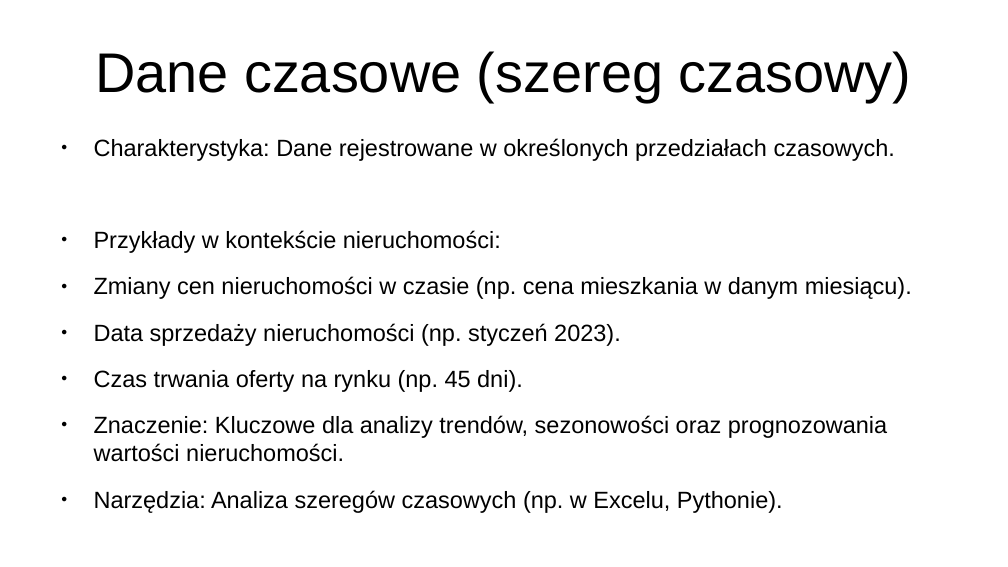
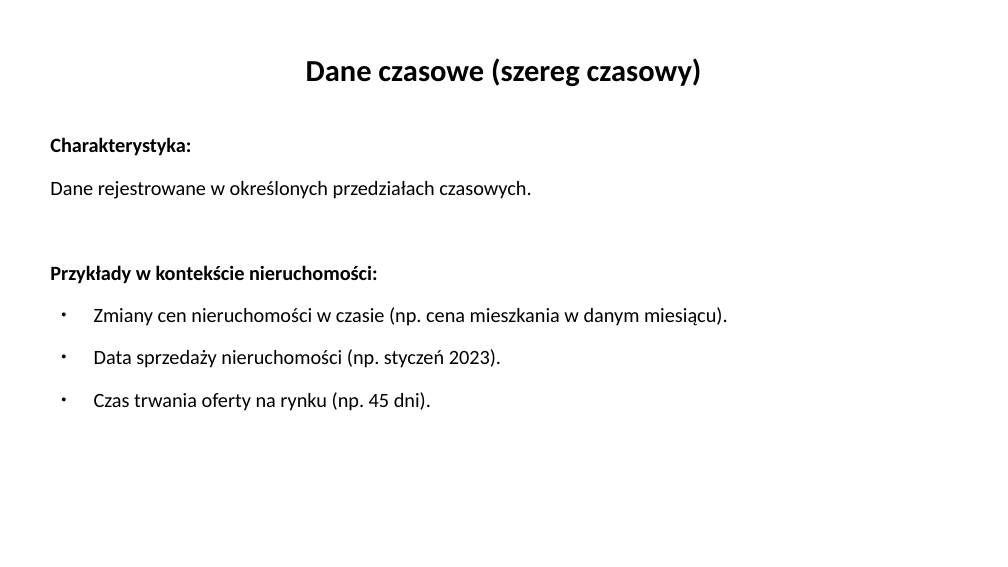
Before and after one commit to jkb-mchlk/jkb-mchlk, a slide deck: slide 24 of szkolenie.pptx (slide 13 before the commit). Drawn at 1008x567 pixels with LibreOffice and Linux fonts; fonts in the diff are those of the drawing. Boxes give left, top, right and bottom in pixels: in the first picture for what was removed or moved away, otherwise in the second. Text is boxed around its words. In the diff, an @@ line names an element or a change of style, - is before the commit and + after.

```diff
--- a/szkolenie.pptx
+++ b/szkolenie.pptx
@@ title "Dane czasowe (szereg czasowy)" at (x1=306, y1=58, x2=702, y2=86): size 44 to 24 pt, font Arial to Calibri, bold on @@
@@ text at (x1=50, y1=137, x2=531, y2=199): text changed; size 18.6 to 16 pt; font Arial to Calibri @@
-● Charakterystyka: Dane rejestrowane w określonych przedziałach czasowych.
+Charakterystyka:
+Dane rejestrowane w określonych przedziałach czasowych.
@@ text at (x1=50, y1=265, x2=728, y2=411): size 18.6 to 16 pt, font Arial to Calibri in "Przykłady w kontekście nieruchomości:", "Zmiany cen nieruchomości w czasie (np. cena ...", "Data sprzedaży nieruchomości (np. styczeń 2023).", "Czas trwania oferty na rynku (np. 45 ..."; bold on in "Przykłady w kontekście nieruchomości:"; bullet ● to none @@
@@ text at (x1=94, y1=415, x2=887, y2=513): paragraphs removed @@
-● Znaczenie: Kluczowe dla analizy trendów, sezonowości oraz prognozowania wartości nieruchomości.
-● Narzędzia: Analiza szeregów czasowych (np. w Excelu, Pythonie).
```
Also in this commit, not shown: 50 other slides changed, 26 slides added, 3 slides removed, 3 other files.
